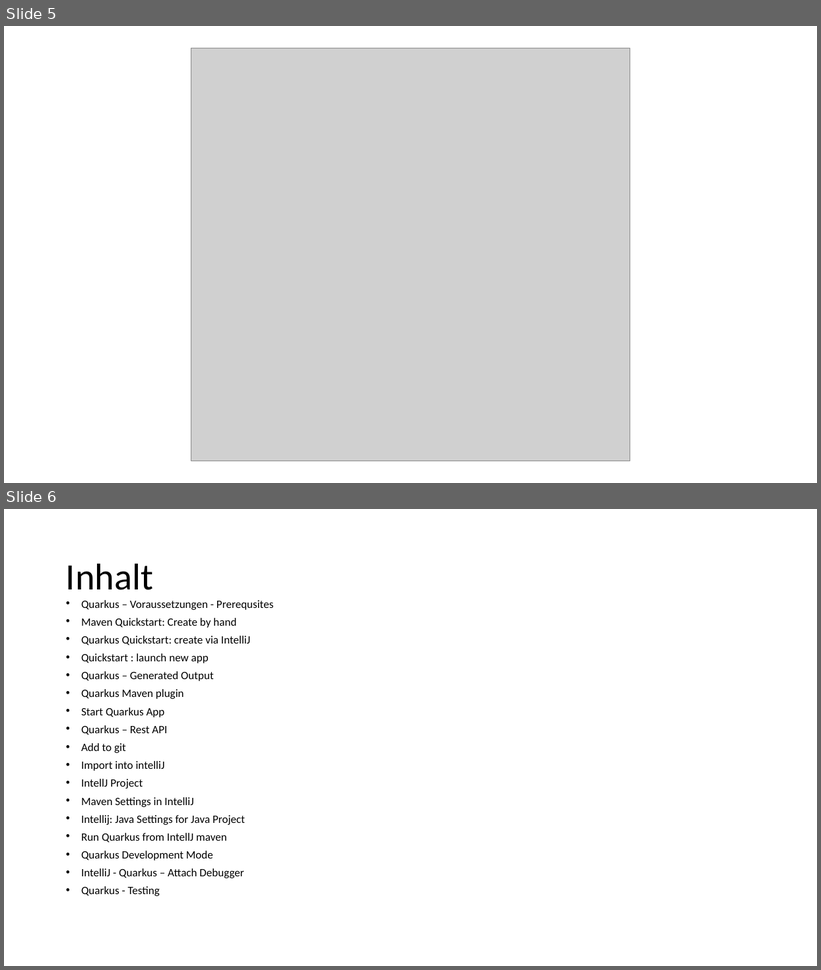
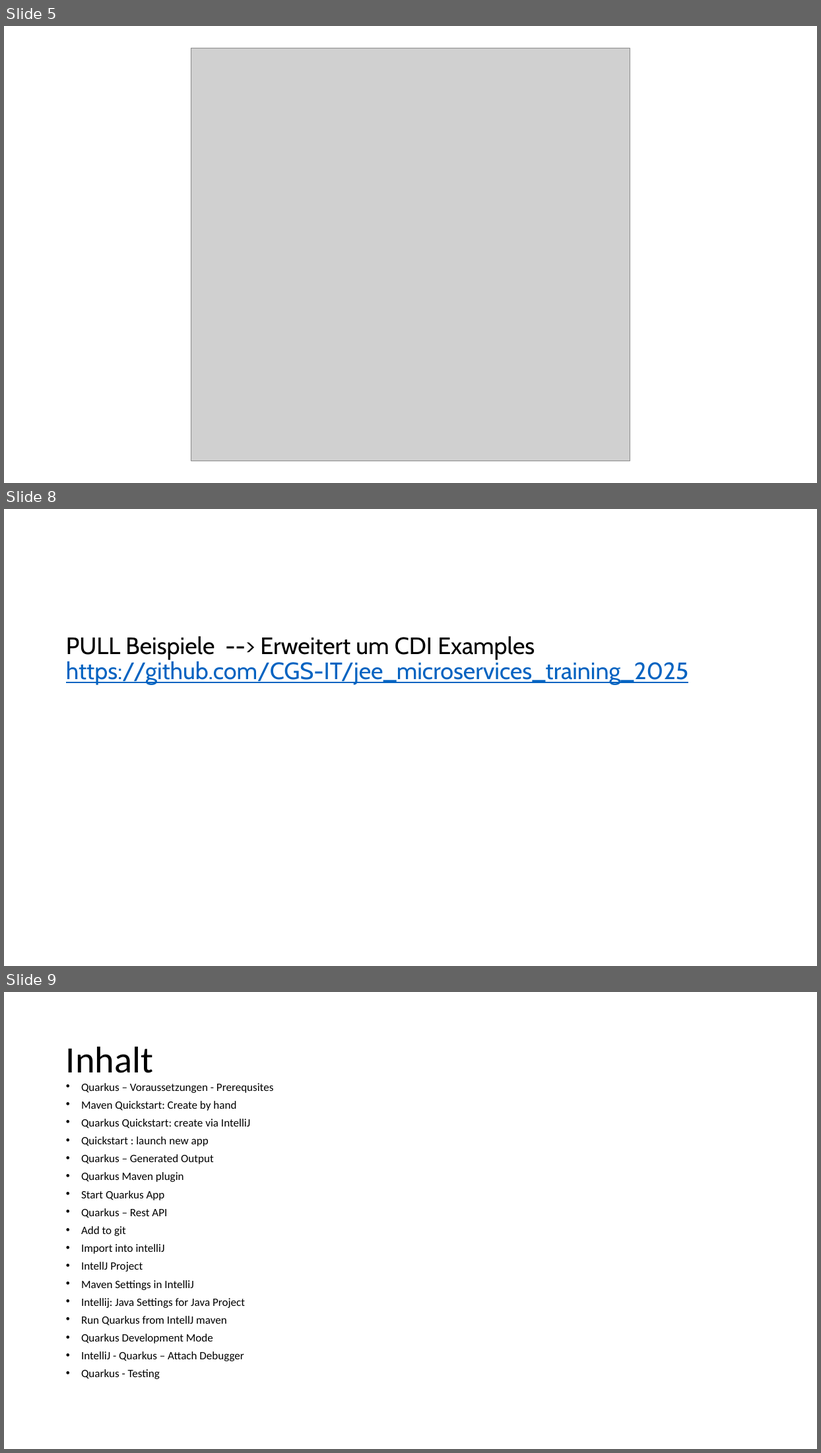
Before and after one commit to CGS-IT/jee_microservices_training_materials_2025, a slide deck: JEE_Microservices_Kurs_MItschrift.pptx. Shown one above the other, each under a label of ours: slides 5 and 6 before the commit, slides 5, 8 and 9 after it; the slides between them are not shown. The pictures are 821x970 and 821x1453 pixels, drawn with LibreOffice and Linux fonts; fonts in the diff are those of the drawing; grey boxes stand for pictures; background and template pictures are left out. Boxes give left, top, right and bottom in pixels: in the first picture for what was removed or moved away, otherwise in the second. Text is boxed around its words. In the diff, an @@ line names an element or a change of style, - is before the commit and + after.

```diff
--- a/JEE_Microservices_Kurs_MItschrift.pptx
+++ b/JEE_Microservices_Kurs_MItschrift.pptx
@@ slide 8 added at (x1=4, y1=509, x2=817, y2=966), background #FFFFFF @@
@@ text added at (x1=66, y1=636, x2=689, y2=685), 28 pt, text #0563C1, underline @@
+PULL Beispiele --> Erweitert um CDI Examples
+https://github.com/CGS-IT/jee_microservices_training_2025
@@ what was slide 6 is now slide 9 @@
```
Also in this commit, not shown: 2 other slides added, 11 other files.
